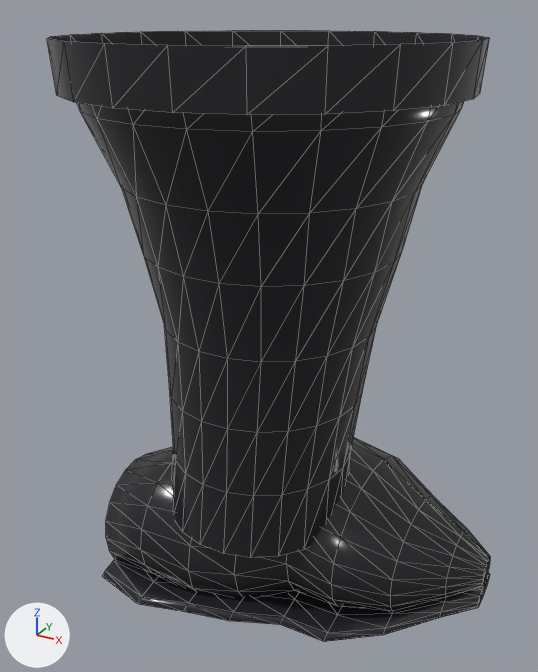
A saved change to the glTF model public/models/footwear/theory_boot_R.glb.
Both versions are drawn from a 50 mm camera at (0.262, -0.242, -0.442) aimed at (0.003, 0.23, -0.678). Arrows for +X, +Y and +Z are at lower left; the lights stay in place. The older version comes first. Mesh edges are drawn as thin lines.

The first picture shows 'theory_boot_R'.
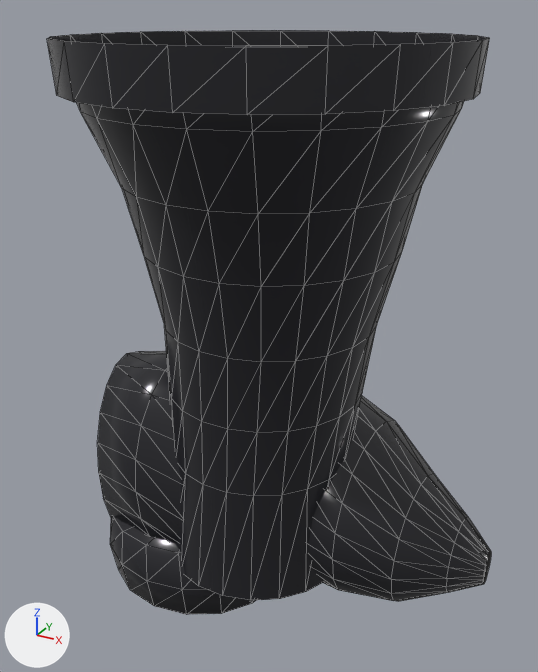
What changed in the scene script:
```text
Change me_theory_boot_r:
    used by ob_theory_boot_r; location = (0.0, 0.0, 0.0)
    remove me_theory_boot_r.from_pydata(...)  # 587 vertices, 1094 faces; spans x -0.13..0.18, y 0.075..0.367, z -0.955..-0.458
    add me_theory_boot_r.from_pydata(...)  # 453 vertices, 830 faces; spans x -0.156..0.18, y 0.075..0.357, z -0.932..-0.458
    me_theory_boot_r part 1: a new loose piece of 50 vertices spanning x -0.156..0.012, y 0.149..0.301, z -0.923..-0.86, in mat_theory_boot_r (black #27272c)
    me_theory_boot_r part 2: the loose piece of 146 vertices spanning x -0.13..0.18, y 0.143..0.367, z -0.925..-0.909 is deleted
    me_theory_boot_r part 3
    38 vertices are removed from x -0.104..-0.075, y 0.209..0.241, z -0.923..-0.84
    75 faces are deleted
    11 vertices in x 0.155..0.18, y 0.272..0.328, z -0.915..-0.881 move by (0.0, 0.0, 0.006)
    7 vertices in x 0.08..0.155, y 0.226..0.344, z -0.914..-0.864 move by (0.0, 0.0, 0.014)
    7 vertices in x 0.18, y 0.295..0.315, z -0.909..-0.903 move by (0.0, 0.0, 0.002)
    6 vertices in x -0.08..0.04, y 0.157..0.351, z -0.884..-0.805 move by (0.0, 0.0, 0.049)
    6 vertices in x -0.08..0.04, y 0.192..0.348, z -0.924..-0.881 move by (0.0, 0.0, 0.028)
    6 vertices in x -0.04..0.08, y 0.183..0.352, z -0.924..-0.83 move by (0.0, 0.0, 0.034)
    160 vertices move from x -0.13..0.18, y 0.153..0.357, z -0.955..-0.792 to x -0.13..0.18, y 0.153..0.357, z -0.932..-0.711
    3 new faces join them
```

Changed parts and their boxes (x1, y1, x2, y2) in the pictures (538 x 672 px; the box of a moved part takes in the faces that stretch with it):
'theory_boot_R', reshaped: before (47, 30, 490, 642); after (47, 30, 491, 615)
part 1 of me_theory_boot_r, added (black): after (110, 517, 256, 615)
part 2 of me_theory_boot_r, deleted (black): before (102, 559, 490, 642)
part 3 of me_theory_boot_r, moved or reshaped: before (106, 437, 490, 611); after (97, 351, 491, 601)
